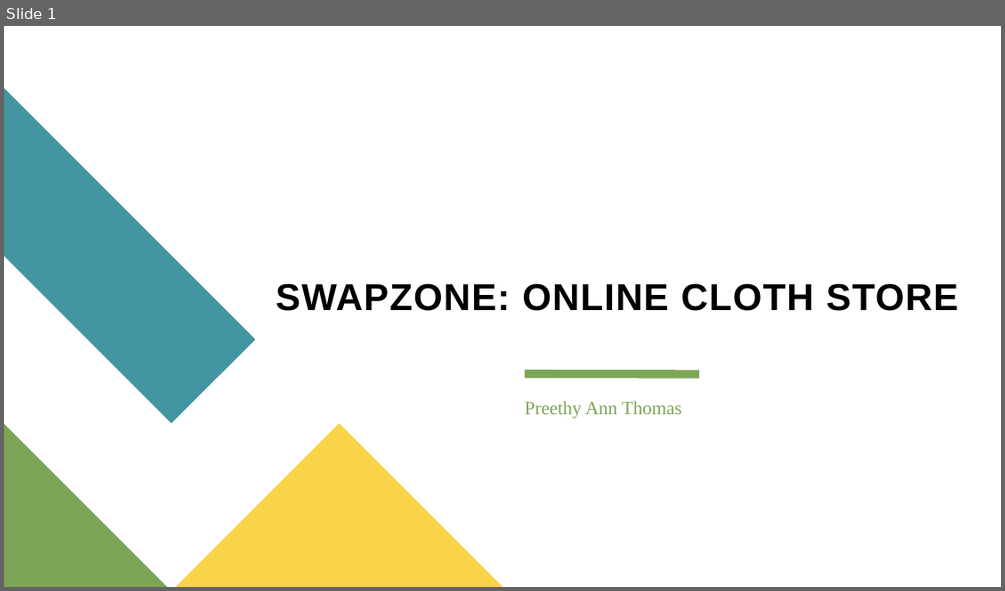
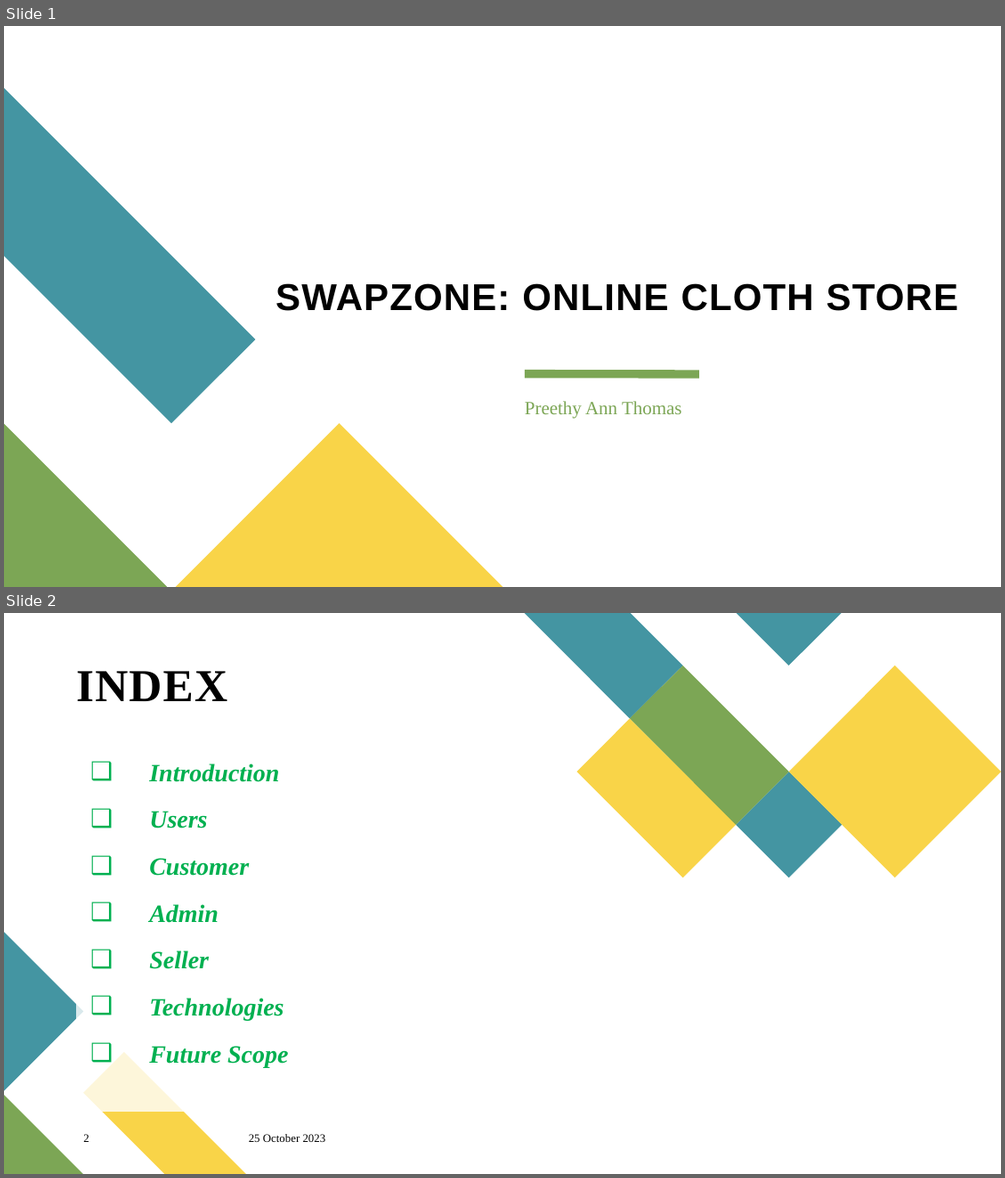
Before and after one commit to preethyannthomas/MiniProject_2024, a slide deck: Documents/Project.pptx. Shown one above the other, each under a label of ours: slide 1 before the commit, slides 1 and 2 after it. The pictures are 1005x591 and 1005x1178 pixels, drawn with LibreOffice and Linux fonts; fonts in the diff are those of the drawing. Boxes give left, top, right and bottom in pixels: in the first picture for what was removed or moved away, otherwise in the second. Text is boxed around its words. In the diff, an @@ line names an element or a change of style, - is before the commit and + after.

```diff
--- a/Documents/Project.pptx
+++ b/Documents/Project.pptx
@@ slide 2 added at (x1=4, y1=613, x2=1001, y2=1174), background #FFFFFF @@
@@ group added at (x1=525, y1=613, x2=1001, y2=877): 5 freeform shapes @@
@@ title added at (x1=76, y1=671, x2=227, y2=701), 44 pt, text #000000, bold @@
+INDEX
@@ line added from (81, 771) to (257, 771), #FFFFFF 8 pt @@
@@ text added at (x1=149, y1=763, x2=288, y2=1067), 24 pt, text #00B050, bold, italic @@
+❑ Introduction
+❑ Users
+❑ Customer
+❑ Admin
+❑ Seller
+❑ Technologies
+❑ Future Scope
@@ freeform shape added at (x1=4, y1=933, x2=83, y2=1091), fill #4495A2 @@
@@ freeform shape added at (x1=83, y1=1052, x2=245, y2=1174), fill #F9D448 @@
@@ freeform shape added at (x1=4, y1=1094, x2=83, y2=1174), fill #7CA655 @@
@@ page number added at (x1=83, y1=1134, x2=89, y2=1142), 11 pt, text #000000 @@
+2
@@ text added at (x1=249, y1=1134, x2=326, y2=1142), 11 pt, text #000000 @@
+25 October 2023
```
Also in this commit, not shown: 7 slides changed, 3 other files.
